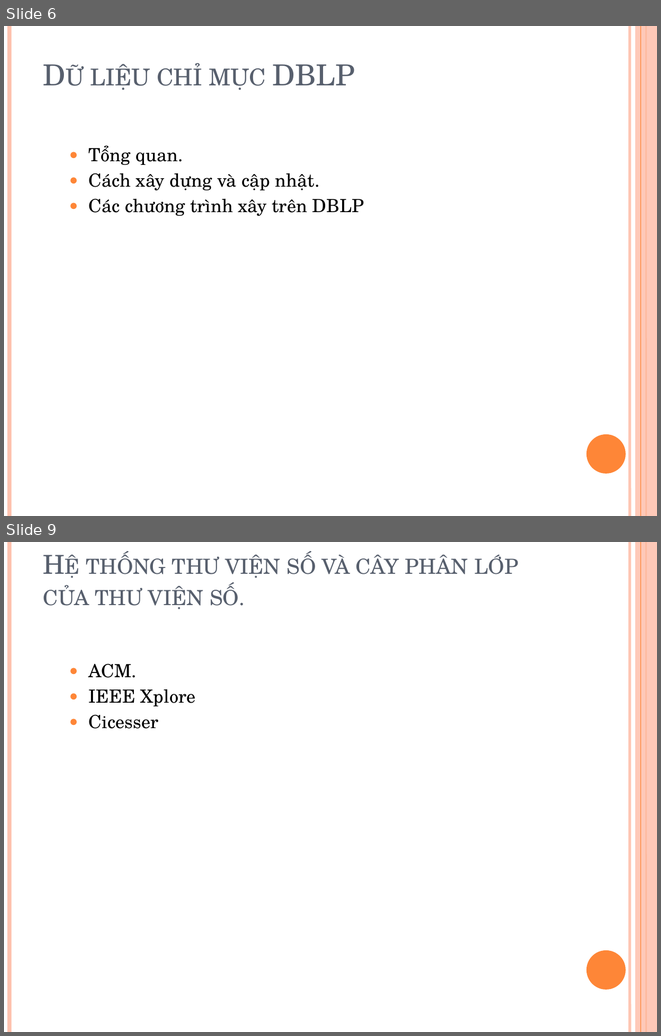
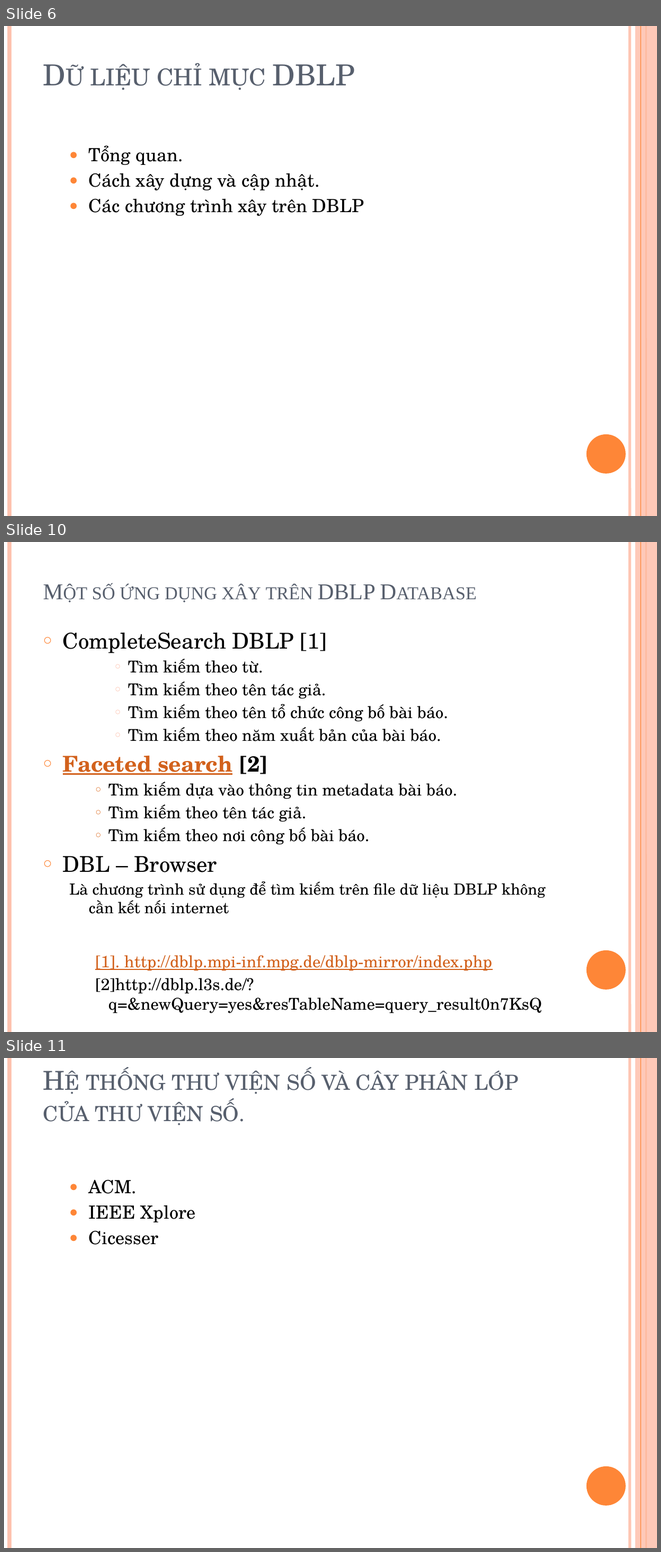
Before and after one commit to tiendv/detaitotnghiep, a slide deck: Report/Baocao 3-12.pptx. Shown one above the other, each under a label of ours: slides 6 and 9 before the commit, slides 6, 10 and 11 after it; the slides between them are not shown. The pictures are 661x1036 and 661x1552 pixels, drawn with LibreOffice and Linux fonts; fonts in the diff are those of the drawing. Boxes give left, top, right and bottom in pixels: in the first picture for what was removed or moved away, otherwise in the second. Text is boxed around its words. In the diff, an @@ line names an element or a change of style, - is before the commit and + after.

```diff
--- a/Report/Baocao 3-12.pptx
+++ b/Report/Baocao 3-12.pptx
@@ slide 10 added at box(4, 542, 657, 1032), background #FFFFFF; not listed: 6 template elements that a slide beside it also shows @@
@@ title added at box(92, 584, 376, 602), 25 pt, text #575F6D, small capitals @@
+Một số ứng dụng xây trên DBLP Database
@@ text added at box(63, 632, 546, 1013), 18 pt, text #000000 @@
+○ CompleteSearch DBLP [1]
+      ○ Tìm kiếm theo từ.
+      ○ Tìm kiếm theo tên tác giả.
+      ○ Tìm kiếm theo tên tổ chức công bố bài báo.
+      ○ Tìm kiếm theo năm xuất bản của bài báo.
+○ Faceted search [2]
+    ○ Tìm kiếm dựa vào thông tin metadata bài báo.
+    ○ Tìm kiếm theo tên tác giả.
+    ○ Tìm kiếm theo nơi công bố bài báo.
+○ DBL – Browser
+  Là chương trình sử dụng để tìm kiếm trên file dữ liệu DBLP không cần kết nối internet
+    [1]. http://dblp.mpi-inf.mpg.de/dblp-mirror/index.php
+    [2]http://dblp.l3s.de/?q=&newQuery=yes&resTableName=query_result0n7KsQ
@@ what was slide 9 is now slide 11 @@
```
Also in this commit, not shown: 6 slides changed, 2 other slides added, 2 slides removed.
